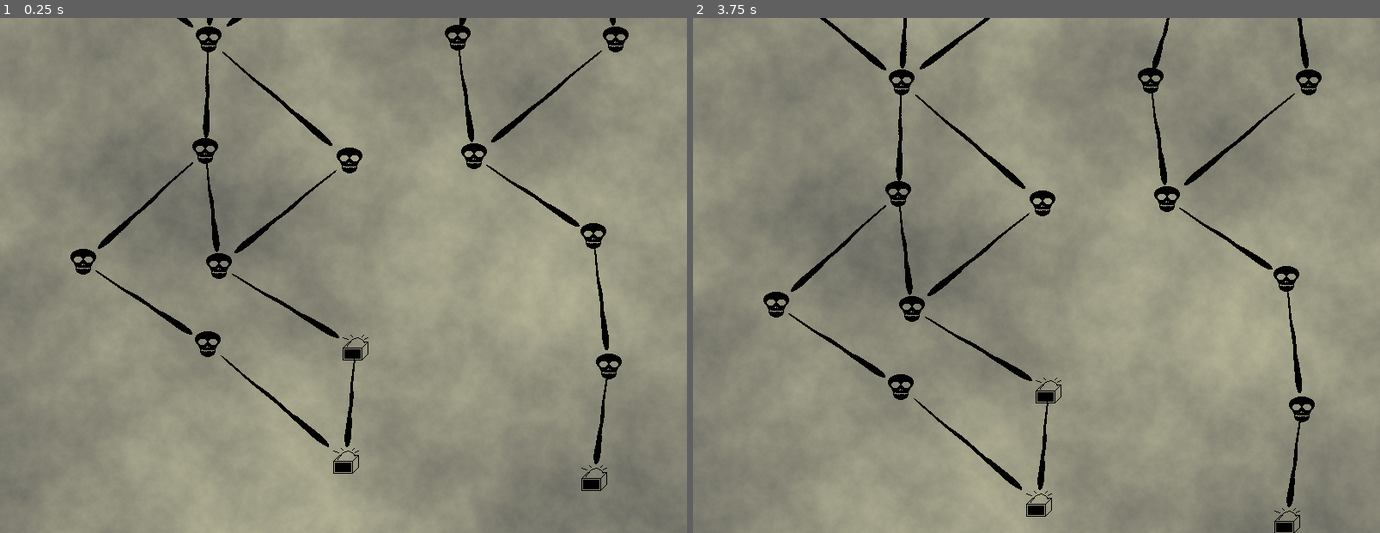
Above: before the commit, frames 1-2 (left to right).
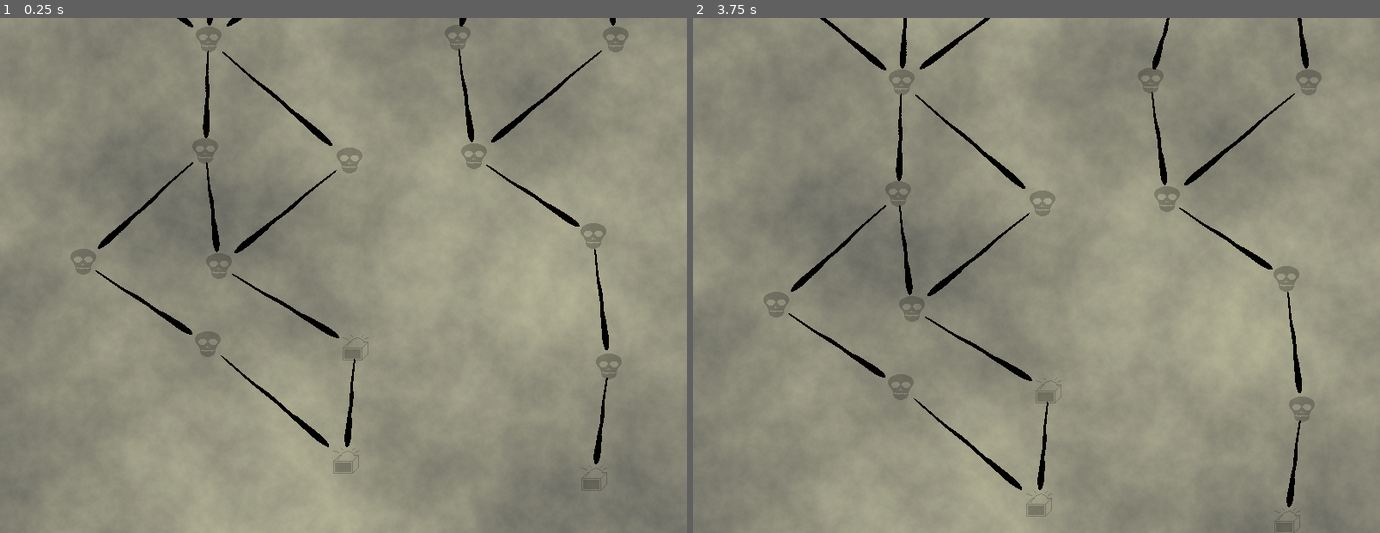
Above: after the commit, the same moments.

Repository: GrueGoblin/RogueliteMap
Game: Godot game, scene res://Game/Scenes/Map/InPlay.tscn
Two runs of this game, one before a commit and one after it. Both use one fixed random seed, a clock stepped at 60 frames per second and the inputs below. The project has no main scene, so this scene is started directly.
Inputs (mouse positions are in pixels of both pictures, inside the frame that each line leads up to):
- Up to frame 1 (0.25 s): no input
- Up to frame 2 (3.75 s): click (1036, 460) at 0.52 s; click (1036, 460) at 1.27 s; click (1036, 460) at 2.02 s; tap Enter at 2.75 s; move the mouse to (1187, 249) at 2.77 s; tap Mouse wheel down (wheel_down) at 2.85 s; tap Space at 3.5 s; move the mouse to (899, 301) at 3.52 s; tap Mouse wheel up (wheel_up) at 3.6 s

The runs differ from the first frame. In frame 1, 1.4% of the frame differs, in the area x 10-92%, y 1-92%; in frame 2, 1.4%.
Error after the commit: Attempt to call function 'stop' in base 'null instance' on a null instance. (res://Game/Scenes/LocationType/Display.gd:24)

Commit message:
highlight animation

Diff:
--- a/Game/Models/Definitions/Location.tres
+++ b/Game/Models/Definitions/Location.tres
@@ -124,6 +124,21 @@
 force_setter = false
 force_getter = false
 
+[sub_resource type="Resource" id=10]
+script = ExtResource( 3 )
+var_name = "selectible"
+var_type = "bool"
+var_subtype = ""
+default_value = "false"
+emit_change = true
+var_subvalue_type = "String"
+var_subvalue_subtype = ""
+default_subvalue_value = ""
+can_rename = true
+can_remove = true
+force_setter = false
+force_getter = false
+
 [sub_resource type="Resource" id=4]
 script = ExtResource( 2 )
 use_content_type_name = true
@@ -137,7 +152,7 @@
 [resource]
 script = ExtResource( 1 )
 name = "Location"
-fields = [ SubResource( 1 ), SubResource( 2 ), SubResource( 3 ), SubResource( 5 ), SubResource( 6 ), SubResource( 7 ), SubResource( 8 ), SubResource( 9 ) ]
+fields = [ SubResource( 1 ), SubResource( 2 ), SubResource( 3 ), SubResource( 5 ), SubResource( 6 ), SubResource( 7 ), SubResource( 8 ), SubResource( 9 ), SubResource( 10 ) ]
 relations = {
 }
 placeholder_template = SubResource( 4 )
--- a/Game/Models/Location.gd
+++ b/Game/Models/Location.gd
@@ -31,3 +31,7 @@
 
 func _to_string():
 	return "[Location:{name}]".format({"name" : get("name")}) + str(position)
+
+func set_selectible(value):
+	selectible = value
+	emit_changed()
--- a/Game/Models/Meta/Location.gd
+++ b/Game/Models/Meta/Location.gd
@@ -15,6 +15,7 @@
 export var current := false setget set_current
 export var visited := false setget set_visited
 export var actual_position : Vector2 setget set_actual_position
+export var selectible := false setget set_selectible
 
 func _to_string():
 	return "[Location:{name}]".format({"name" : get("name")})
@@ -59,3 +60,6 @@
 func set_actual_position(value):
 	actual_position = value
 	emit_changed()
+func set_selectible(value):
+	selectible = value
+	emit_changed()
--- a/Game/Scenes/Location/Display.gd
+++ b/Game/Scenes/Location/Display.gd
@@ -18,8 +18,12 @@
 
 func actualize():
 	$VisitedIndicator.visible = location.visited
-	# set scene values
-	pass
+	if location.selectible:
+		$LocationType.highlight()
+		$SelectButton.show()
+	else:
+		$LocationType.highlight_stop()
+		$SelectButton.hide()
 
 
 
--- a/Game/Scenes/Location/Display.tscn
+++ b/Game/Scenes/Location/Display.tscn
@@ -1,13 +1,16 @@
-[gd_scene load_steps=4 format=2]
+[gd_scene load_steps=5 format=2]
 
 [ext_resource path="res://Game/Scenes/Location/Display.gd" type="Script" id=1]
 [ext_resource path="res://Game/Scenes/LocationType/Display.tscn" type="PackedScene" id=2]
 [ext_resource path="res://Game/Graphics/LocationType/Visited.png" type="Texture" id=3]
+[ext_resource path="res://Game/Graphics/LocationType/icon/Danger.png" type="Texture" id=4]
 
 [node name="Node2D" type="Node2D" groups=["LocationContext"]]
 script = ExtResource( 1 )
 
 [node name="LocationType" parent="." instance=ExtResource( 2 )]
+modulate = Color( 1, 1, 1, 0.223529 )
+texture = ExtResource( 4 )
 
 [node name="VisitedIndicator" type="Sprite" parent="."]
 visible = false
--- a/Game/Scenes/LocationType/Display.gd
+++ b/Game/Scenes/LocationType/Display.gd
@@ -16,5 +16,9 @@
 
 func actualize():
 	texture = location_type.icon
-	# set scene values
-	pass
+
+func highlight():
+	$FlashPlayer.play("Flash")
+
+func highlight_stop():
+	$FlashPlayer.stop()
--- a/project.godot
+++ b/project.godot
@@ -137,6 +137,30 @@
 
 common/drop_mouse_on_gui_input_disabled=true
 
+[importer_defaults]
+
+texture={
+"compress/bptc_ldr": 0,
+"compress/hdr_mode": 0,
+"compress/lossy_quality": 0.7,
+"compress/mode": 0,
+"compress/normal_map": 0,
+"detect_3d": true,
+"flags/anisotropic": false,
+"flags/filter": false,
+"flags/mipmaps": false,
+"flags/repeat": 0,
+"flags/srgb": 2,
+"process/HDR_as_SRGB": false,
+"process/fix_alpha_border": true,
+"process/invert_color": false,
+"process/normal_map_invert_y": false,
+"process/premult_alpha": false,
+"size_limit": 0,
+"stream": false,
+"svg/scale": 1.0
+}
+
 [input]
 
 wheel_up={
Not shown: 1 places in Game/Models/Definitions/Location.tres that only renumber resources
Not shown: 2 places in Game/Models/Definitions/LocationType.tres that only renumber resources
